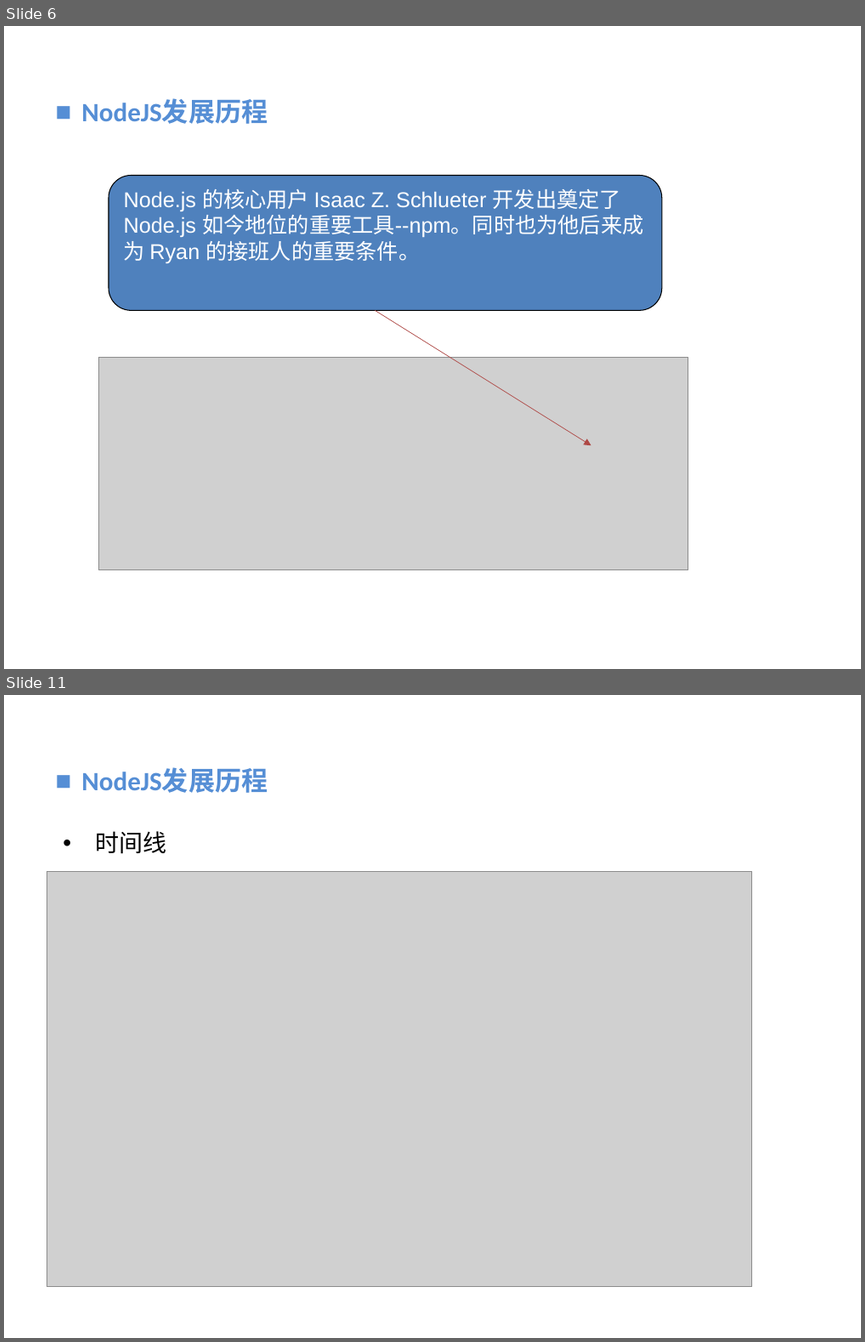
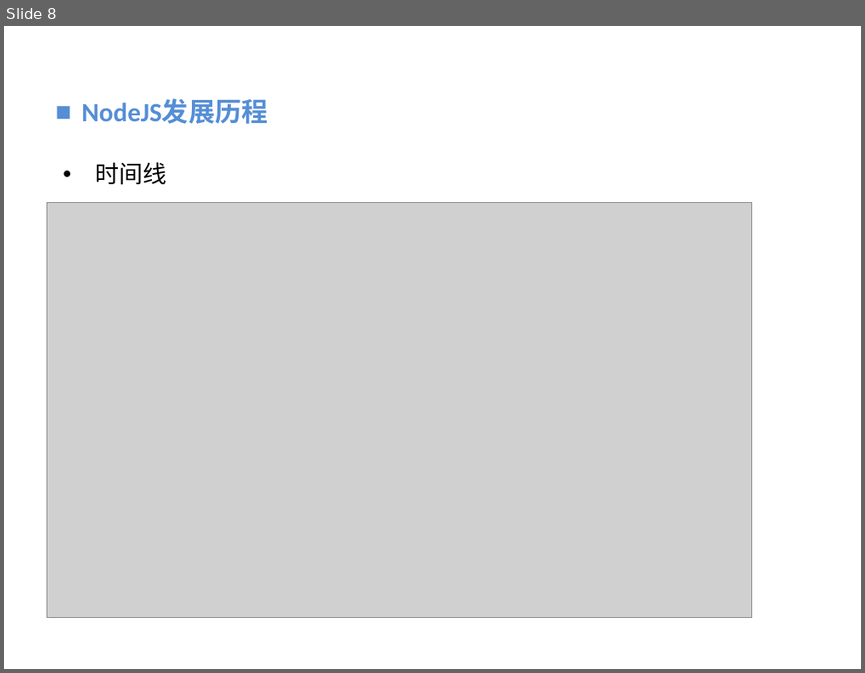
Before and after one commit to vaik/Documents, a slide deck: 我的分享/NodeJS基础概念理解.ppt. Shown one above the other, each under a label of ours: slides 6 and 11 before the commit, slide 8 after it; the slides between them are not shown. The pictures are 865x1342 and 865x673 pixels, drawn with LibreOffice and Linux fonts; fonts in the diff are those of the drawing; grey boxes stand for pictures; background and template pictures are left out. Boxes give left, top, right and bottom in pixels: in the first picture for what was removed or moved away, otherwise in the second. Text is boxed around its words. In the diff, an @@ line names an element or a change of style, - is before the commit and + after.

```diff
--- a/我的分享/NodeJS基础概念理解.ppt
+++ b/我的分享/NodeJS基础概念理解.ppt
@@ slide 6 removed at bbox=[4, 26, 861, 669], background picture (left out) @@
@@ text removed at bbox=[81, 99, 268, 124] @@
-■ NodeJS发展历程
@@ rounded rectangle removed at bbox=[109, 175, 662, 311] @@
-Node.js 的核心用户 Isaac Z. Schlueter 开发出奠定了 Node.js 如今地位的重要工具--npm。同时也为他后来成为 Ryan 的接班人的重要条件。
@@ arrow removed from (375, 311) to (590, 445) @@
@@ picture removed at bbox=[99, 358, 687, 570] @@
@@ what was slide 11 is now slide 8 @@
```
Also in this commit, not shown: 3 slides changed, 2 slides added, 4 other slides removed.
